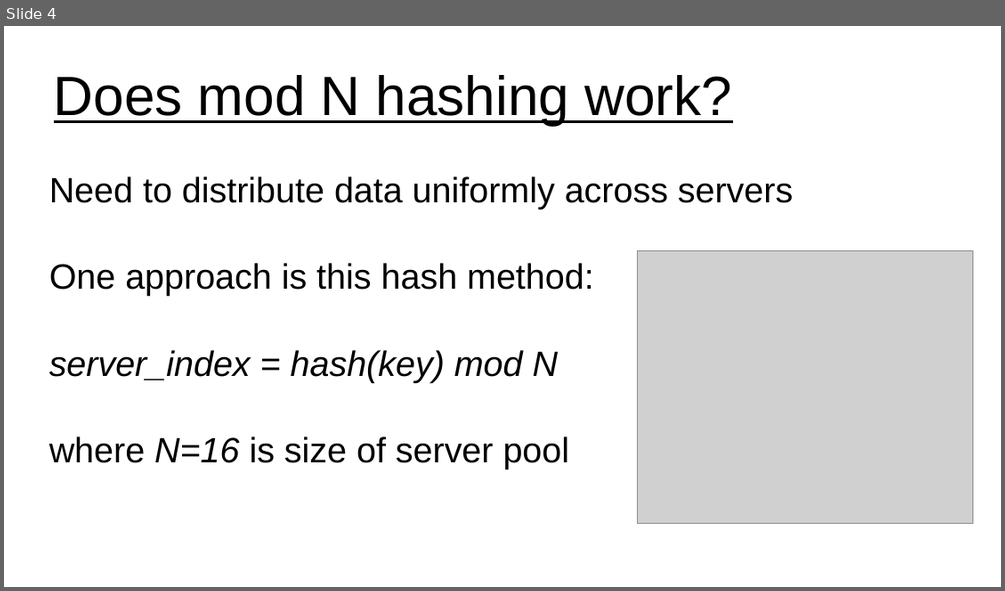
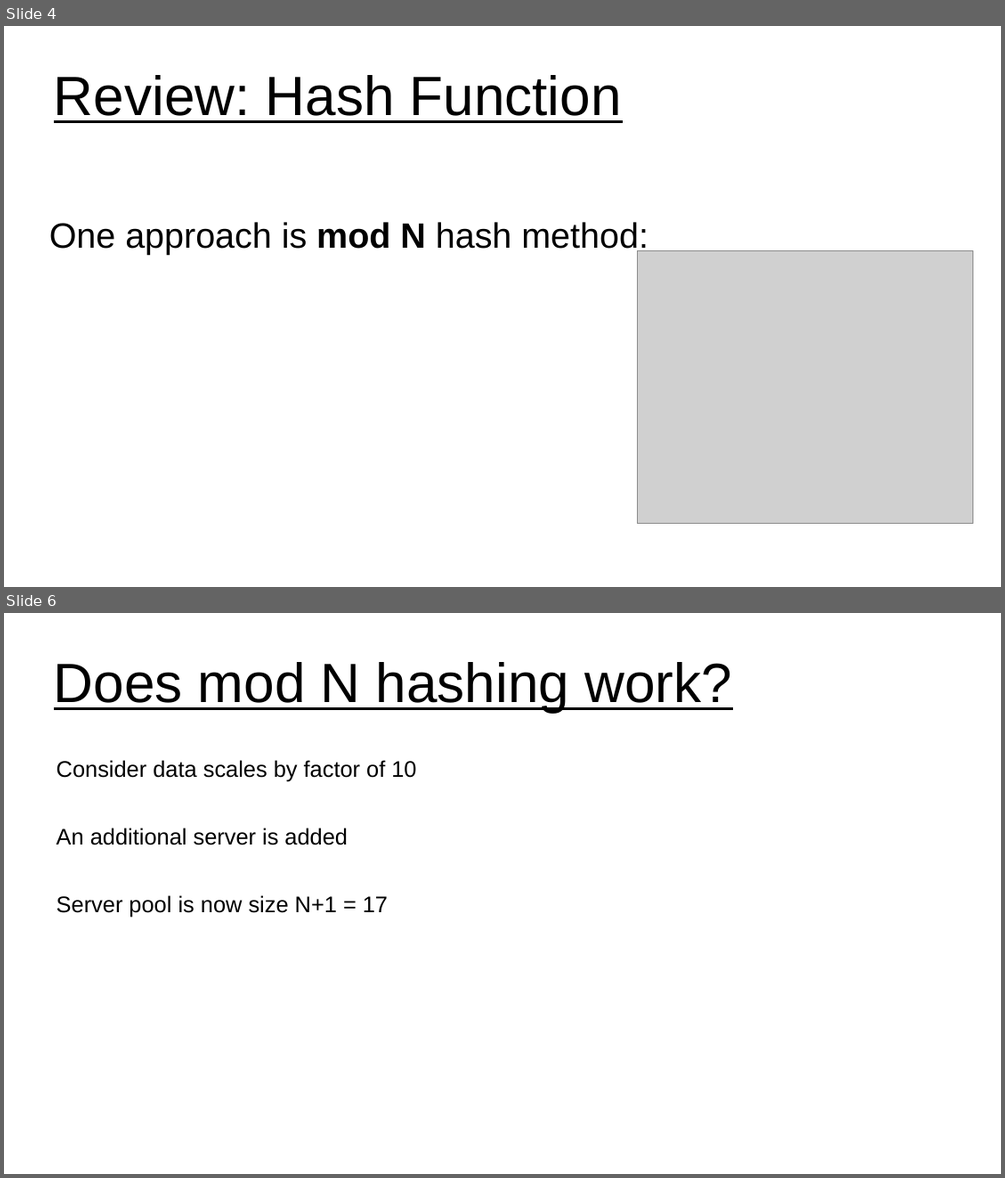
Before and after one commit to UVADS/distributed_computing, a slide deck: 09_distributed_data_concepts_and_tools/consistent_hashing.ppt. Shown one above the other, each under a label of ours: slide 4 before the commit, slides 4 and 6 after it; the slides between them are not shown. The pictures are 1005x591 and 1005x1178 pixels, drawn with LibreOffice and Linux fonts; fonts in the diff are those of the drawing; grey boxes stand for pictures. Boxes give left, top, right and bottom in pixels: in the first picture for what was removed or moved away, otherwise in the second. Text is boxed around its words. In the diff, an @@ line names an element or a change of style, - is before the commit and + after.

Commit message:
updated slides on consistent hashing

```diff
--- a/09_distributed_data_concepts_and_tools/consistent_hashing.ppt
+++ b/09_distributed_data_concepts_and_tools/consistent_hashing.ppt
@@ slide 6 added at [4, 613, 1001, 1174], background #FFFFFF @@
@@ title added at [54, 662, 732, 712], 44 pt, text #000000, underline @@
+Does mod N hashing work?
@@ subtitle added at [57, 760, 416, 917], 18 pt, text #000000 @@
+Consider data scales by factor of 10
+An additional server is added
+Server pool is now size N+1 = 17
@@ slide 4 changed as well @@
@@ title at [54, 75, 622, 123]: text changed @@
-Does mod N hashing work?
+Review: Hash Function
@@ subtitle at [49, 222, 648, 255]: text changed @@
-Need to distribute data uniformly across servers
-One approach is this hash method:
-server_index = hash(key) mod N
-where N=16 is size of server pool
+One approach is mod N hash method:
```
Also in this commit, not shown: 7 other slides changed, 5 other slides added, 1 slide removed.
